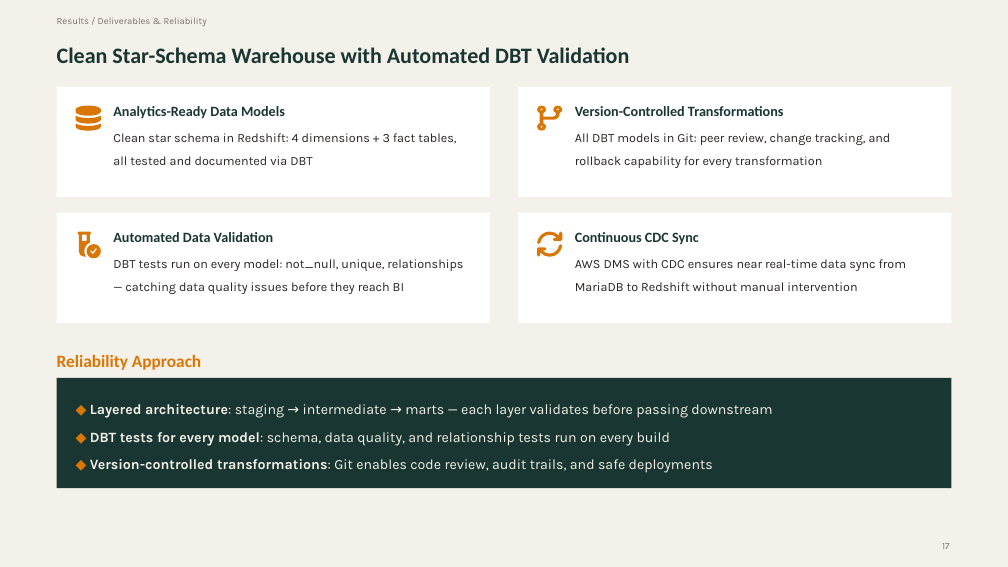
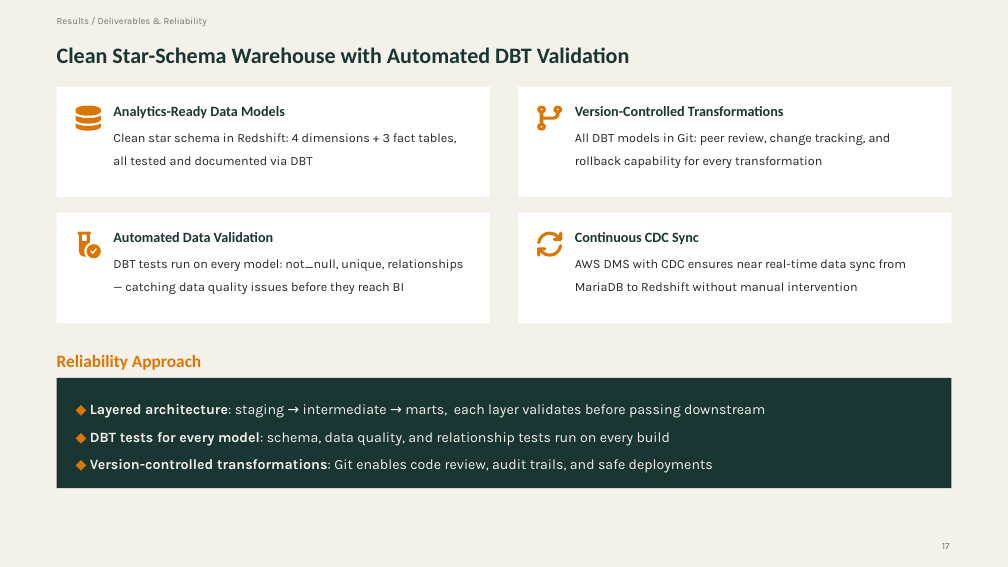
Before and after one commit to godfreylehokoG/incubeta-de-screening, a slide deck: slide 18 of previous-project-walkthrough/SandTechnology Warehousing + Migration.pptx (slide 17 before the commit). Drawn at 1008x567 pixels with LibreOffice and Linux fonts; fonts in the diff are those of the drawing. Boxes give left, top, right and bottom in pixels: in the first picture for what was removed or moved away, otherwise in the second. Text is boxed around its words. In the diff, an @@ line names an element or a change of style, - is before the commit and + after.

```diff
--- a/previous-project-walkthrough/SandTechnology Warehousing + Migration.pptx
+++ b/previous-project-walkthrough/SandTechnology Warehousing + Migration.pptx
@@ text at (90, 404, 765, 418): text changed @@
-◆ Layered architecture: staging → intermediate → marts — each layer validates before passing downstream
+◆ Layered architecture: staging → intermediate → marts, each layer validates before passing downstream
```
Also in this commit, not shown: 6 other slides changed, 1 slide added.
